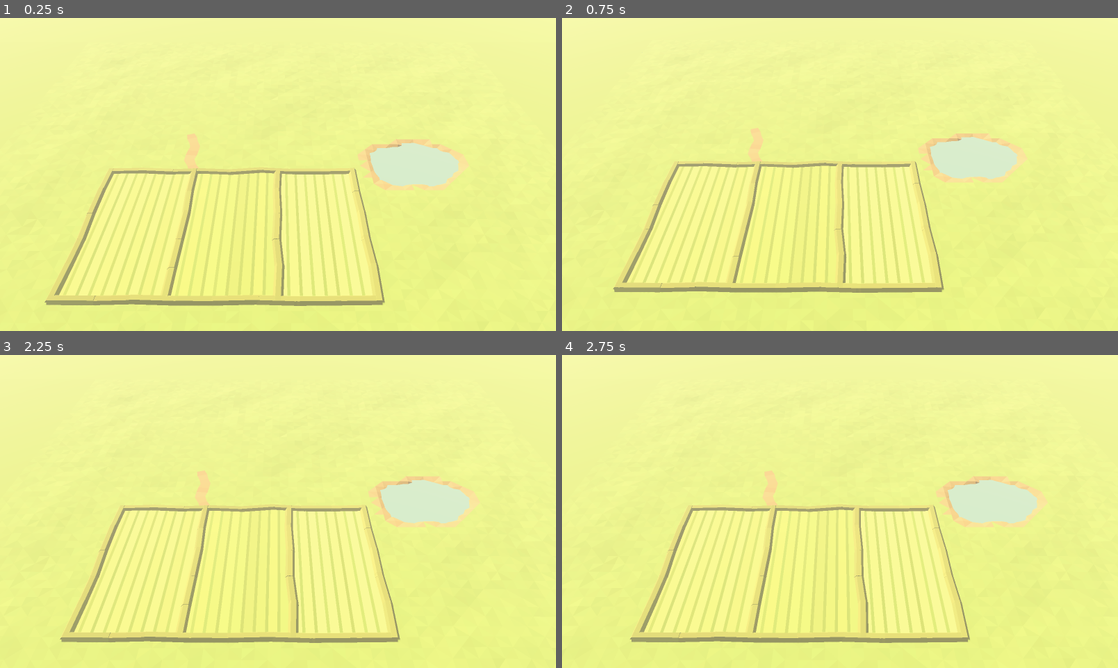
Above: before the commit, frames 1-4 (two rows, left to right).
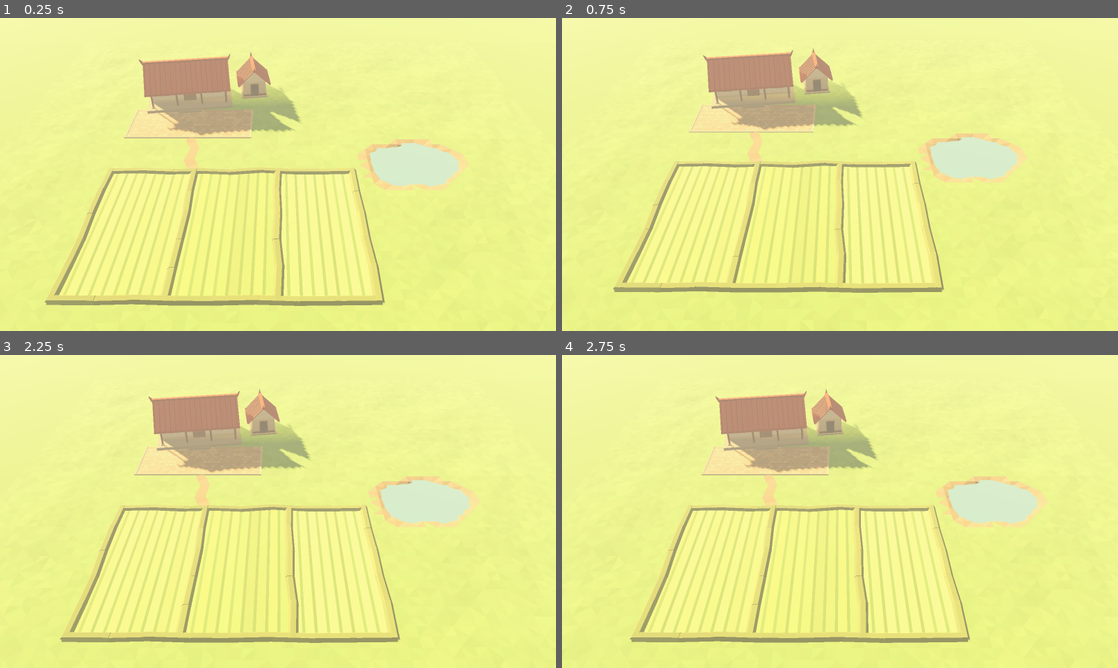
Above: after the commit, the same moments.

Repository: scplops/dau-han-game
Game: Godot game, scene res://scenes/main.tscn
Two runs of this game, one before a commit and one after it. Both use one fixed random seed, a clock stepped at 60 frames per second and the inputs below.
Inputs (mouse positions are in pixels of both pictures, inside the frame that each line leads up to):
- Up to frame 1 (0.25 s): no input
- Up to frame 2 (0.75 s): tap Enter at 0.5 s; move the mouse to (962, 158) at 0.52 s; tap S (cam_back) at 0.6 s; click (962, 158) at 0.67 s
- Up to frame 3 (2.25 s): move the mouse to (166, 527) at 1.27 s; tap W (cam_forward) at 1.35 s; click (166, 527) at 1.42 s; move the mouse to (333, 442) at 2.02 s; tap A (cam_left) at 2.1 s; click (333, 442) at 2.17 s
- Up to frame 4 (2.75 s): no input

The runs differ from the first frame. In frame 1, 5.4% of the frame differs, in the area x 22-55%, y 10-48%; in frame 2, 5.2%; in frame 3, 5.4%; in frame 4, 5.3%.

Commit message:
step 4: add tiled-roof house, kitchen and brick yard
Co-Authored-By: Claude Opus 5.5 <noreply@anthropic.com>
Claude-Session: https://claude.ai/code/session_01GvTBmVNKWvduxKtgofh7qQ

Diff:
--- a/scenes/main.tscn
+++ b/scenes/main.tscn
@@ -3,6 +3,7 @@
 [ext_resource type="Script" path="res://scripts/world_builder.gd" id="1_world"]
 [ext_resource type="Script" path="res://scripts/camera_rig.gd" id="2_camera"]
 [ext_resource type="Script" path="res://scripts/builders/terrain.gd" id="3_terrain"]
+[ext_resource type="Script" path="res://scripts/builders/house.gd" id="4_house"]
 
 [sub_resource type="ProceduralSkyMaterial" id="SkyMaterial_main"]
 sun_angle_max = 20.0
@@ -50,3 +51,7 @@
 
 [node name="Terrain" type="Node3D" parent="World"]
 script = ExtResource("3_terrain")
+
+[node name="House" type="Node3D" parent="World" node_paths=PackedStringArray("terrain")]
+script = ExtResource("4_house")
+terrain = NodePath("../Terrain")
--- /dev/null
+++ b/scripts/builders/house.gd
@@ -0,0 +1,237 @@
+class_name House
+extends Node3D
+## Nhà mái ngói 3 gian (có hiên, cột gỗ, cửa, cửa sổ), gian bếp nhỏ và sân gạch.
+## Đặt sẵn đèn cửa sổ (nhóm "night_light") và ô cửa phát sáng (nhóm "night_glow")
+## để chu kỳ ngày đêm bật lên khi tối. `smoke_point` là chỗ khói bếp bốc lên.
+
+@export var terrain: Terrain
+@export var random_seed: int = 4104
+
+@export_group("Nhà chính")
+@export var house_position: Vector3 = Vector3(-11.8, 0.0, -13.6)
+@export_range(-45.0, 45.0) var house_yaw_deg: float = 8.0
+@export var length: float = 10.0
+@export var depth: float = 5.6
+@export var veranda_depth: float = 1.6
+@export var wall_height: float = 2.6
+@export var plinth_height: float = 0.4
+@export var roof_rise: float = 2.3
+@export var roof_overhang: float = 0.6
+@export var gable_overhang: float = 0.35
+@export var tile_spacing: float = 0.32
+
+@export_group("Bếp")
+@export var kitchen_position: Vector3 = Vector3(-3.4, 0.0, -15.8)
+@export var kitchen_yaw_deg: float = -82.0
+@export var kitchen_length: float = 3.8
+@export var kitchen_depth: float = 3.0
+@export var kitchen_wall_height: float = 2.1
+@export var kitchen_roof_rise: float = 1.5
+
+@export_group("Sân")
+@export var yard_tile_size: float = 0.55
+@export var yard_grout: float = 0.05
+
+@export_group("Đèn đêm")
+@export var window_light_energy: float = 1.6
+@export var window_light_range: float = 7.0
+
+## Điểm khói bếp (toạ độ world), có sau khi build().
+var smoke_point: Vector3 = Vector3.ZERO
+
+
+func build() -> void:
+	var mb := MeshBuilder.new(random_seed, 0.04)
+	mb.contact_shade_height = 0.7
+	mb.contact_shade_strength = 0.2
+	var glow := MeshBuilder.new(random_seed + 1, 0.0)
+	var light_points: Array[Vector3] = []
+
+	var hx := Transform3D(Basis(Vector3.UP, deg_to_rad(house_yaw_deg)), house_position)
+	_build_main_house(mb, glow, hx, light_points)
+
+	var kx := Transform3D(Basis(Vector3.UP, deg_to_rad(kitchen_yaw_deg)), kitchen_position)
+	_build_kitchen(mb, glow, kx, light_points)
+
+	add_child(mb.commit_instance("HouseMesh"))
+
+	var glow_node := glow.commit_instance("WindowGlow", _glow_material())
+	glow_node.add_to_group("night_glow")
+	add_child(glow_node)
+
+	var yard := MeshBuilder.new(random_seed + 2, 0.08)
+	_build_yard(yard)
+	var yard_node := yard.commit_instance("Yard")
+	yard_node.cast_shadow = GeometryInstance3D.SHADOW_CASTING_SETTING_OFF
+	add_child(yard_node)
+
+	for i in light_points.size():
+		var light := OmniLight3D.new()
+		light.name = "NightLight%d" % i
+		light.position = light_points[i]
+		light.light_color = Palette.FIRE_GLOW if i == light_points.size() - 1 else Palette.WINDOW_GLOW
+		light.omni_range = window_light_range
+		light.light_energy = 0.0
+		light.set_meta("max_energy", window_light_energy)
+		light.add_to_group("night_light")
+		add_child(light)
+
+
+static func _t(x: float, y: float, z: float) -> Transform3D:
+	return Transform3D(Basis(), Vector3(x, y, z))
+
+
+static func _glow_material() -> StandardMaterial3D:
+	var mat := StandardMaterial3D.new()
+	mat.vertex_color_use_as_albedo = true
+	mat.vertex_color_is_srgb = true
+	mat.roughness = 1.0
+	mat.emission_enabled = true
+	mat.emission = Palette.WINDOW_GLOW
+	mat.emission_energy_multiplier = 0.0  # DayNight tăng lên khi trời tối
+	return mat
+
+
+# --- Nhà chính ----------------------------------------------------------------------
+
+func _build_main_house(mb: MeshBuilder, glow: MeshBuilder, xf: Transform3D,
+		light_points: Array[Vector3]) -> void:
+	var p := plinth_height
+	var h := wall_height
+	var core_depth := depth - veranda_depth
+	var core_z := -depth * 0.5 + core_depth * 0.5
+	var front_z := -depth * 0.5 + core_depth      # mặt tường trước
+
+	# Nền nhà + bậc thềm
+	mb.add_box(Vector3(length + 0.9, p, depth + 0.9), Palette.PLINTH, xf)
+	var step_z := (depth + 0.9) * 0.5
+	mb.add_box(Vector3(2.8, p * 0.5, 0.5), Palette.PLINTH, xf * _t(0.0, 0.0, step_z + 0.25))
+
+	# Tường + chân tường tối màu
+	mb.add_box(Vector3(length, h, core_depth), Palette.WALL, xf * _t(0.0, p, core_z))
+	mb.add_box(Vector3(length + 0.06, 0.35, core_depth + 0.06), Palette.WALL_DARK, xf * _t(0.0, p, core_z))
+
+	# Hiên: 4 cột gỗ có chân đá, xà ngang
+	var col_z := depth * 0.5 - 0.25
+	for i in 4:
+		var x := lerpf(-length * 0.5 + 0.3, length * 0.5 - 0.3, i / 3.0)
+		mb.add_box(Vector3(0.36, 0.14, 0.36), Palette.PLINTH, xf * _t(x, p, col_z))
+		mb.add_prism(0.12, 0.11, h, 6, Palette.WOOD, xf * _t(x, p + 0.14, col_z))
+	mb.add_box(Vector3(length, 0.22, 0.24), Palette.WOOD, xf * _t(0.0, p + h - 0.22, col_z))
+
+	# Cửa chính (gian giữa): khung + 2 cánh + nẹp ngang
+	mb.add_box(Vector3(1.6, 2.15, 0.1), Palette.WOOD, xf * _t(0.0, p, front_z))
+	for s in [-1.0, 1.0]:
+		mb.add_box(Vector3(0.66, 1.95, 0.08), Palette.WOOD_LIGHT, xf * _t(s * 0.36, p + 0.05, front_z + 0.06))
+		for yy in [0.5, 1.3]:
+			mb.add_box(Vector3(0.6, 0.06, 0.04), Palette.WOOD, xf * _t(s * 0.36, p + yy, front_z + 0.12))
+
+	# Cửa sổ (2 gian bên): khung gỗ, ô tối/phát sáng, song dọc
+	for s in [-1.0, 1.0]:
+		var wx: float = s * length / 3.0
+		mb.add_box(Vector3(1.3, 1.1, 0.1), Palette.WOOD, xf * _t(wx, p + 0.9, front_z))
+		glow.add_box(Vector3(1.06, 0.86, 0.04), Palette.WINDOW_DARK, xf * _t(wx, p + 1.02, front_z + 0.07))
+		for k in 5:
+			var bx := wx + lerpf(-0.42, 0.42, k / 4.0)
+			mb.add_box(Vector3(0.06, 0.86, 0.06), Palette.WOOD, xf * _t(bx, p + 1.02, front_z + 0.11))
+		light_points.append(xf * Vector3(wx, p + 1.5, front_z + 1.0))
+
+	_build_roof(mb, xf, length, depth, p + h, roof_rise, roof_overhang, gable_overhang)
+
+
+# --- Bếp ----------------------------------------------------------------------------
+
+func _build_kitchen(mb: MeshBuilder, glow: MeshBuilder, xf: Transform3D,
+		light_points: Array[Vector3]) -> void:
+	var p := 0.2
+	var h := kitchen_wall_height
+	mb.add_box(Vector3(kitchen_length + 0.5, p, kitchen_depth + 0.5), Palette.PLINTH, xf)
+	mb.add_box(Vector3(kitchen_length, h, kitchen_depth), Palette.WALL_DARK, xf * _t(0.0, p, 0.0))
+	mb.add_box(Vector3(kitchen_length + 0.06, 0.3, kitchen_depth + 0.06), Palette.WOOD, xf * _t(0.0, p, 0.0))
+	# Cửa bếp ở đầu hồi quay ra sân (+x cục bộ): hắt ánh lửa khi tối
+	var ex := kitchen_length * 0.5
+	mb.add_box(Vector3(0.1, 1.8, 1.1), Palette.WOOD, xf * _t(ex, p, 0.0))
+	glow.add_box(Vector3(0.04, 1.65, 0.9), Palette.WINDOW_DARK, xf * _t(ex + 0.06, p + 0.02, 0.0))
+	_build_roof(mb, xf, kitchen_length, kitchen_depth, p + h, kitchen_roof_rise, 0.55, 0.25)
+	smoke_point = xf * Vector3(-kitchen_length * 0.25, p + h + kitchen_roof_rise + 0.25, 0.0)
+	light_points.append(xf * Vector3(ex + 0.9, p + 1.2, 0.0))
+
+
+# --- Mái ngói -----------------------------------------------------------------------
+
+## Mái hai dốc trên tường cao `top_y`: hồi tường, tấm mái, hàng ngói nổi, bờ nóc, đầu đao.
+func _build_roof(mb: MeshBuilder, xf: Transform3D, len_: float, dep: float, top_y: float,
+		rise: float, over: float, gover: float) -> void:
+	# Khối hồi (tam giác tường hai đầu) lấp kín gầm mái
+	mb.add_wedge(Vector3(len_, rise, dep), Palette.WALL_DARK, xf * _t(0.0, top_y, 0.0), Palette.WALL)
+
+	var half := dep * 0.5
+	var tan_a := rise / half
+	var a := atan(tan_a)
+	var run := half + over
+	var slope_len := run / cos(a)
+	var roof_len := len_ + gover * 2.0
+	var thick := 0.14
+	for s in [1.0, -1.0]:
+		var basis := Basis(Vector3.RIGHT, s * a)
+		var mid := Vector3(0.0, top_y + rise - run * 0.5 * tan_a, s * run * 0.5)
+		var sx := xf * Transform3D(basis, mid)
+		mb.add_box(Vector3(roof_len, thick, slope_len), Palette.ROOF, sx)
+		# Hàng ngói ống chạy từ nóc xuống diềm
+		var x := -roof_len * 0.5 + tile_spacing * 0.5
+		var k := 0
+		while x < roof_len * 0.5:
+			var col := Palette.ROOF_DARK if k % 2 == 0 else Palette.ROOF
+			mb.add_box(Vector3(tile_spacing * 0.42, 0.07, slope_len), col, sx * _t(x, thick, 0.0))
+			x += tile_spacing
+			k += 1
+		# Diềm mái
+		mb.add_box(Vector3(roof_len, 0.1, 0.16), Palette.ROOF_DARK, sx * _t(0.0, thick, slope_len * 0.5 - 0.08))
+
+	# Bờ nóc + đầu đao cong lên ở hai đầu
+	var ridge_y := top_y + rise - 0.05
+	mb.add_box(Vector3(roof_len + 0.2, 0.34, 0.42), Palette.ROOF_DARK, xf * _t(0.0, ridge_y, 0.0))
+	for s in [-1.0, 1.0]:
+		var tip := Transform3D(Basis(Vector3.FORWARD, s * 0.55),
+				Vector3(s * (roof_len * 0.5 + 0.05), ridge_y + 0.2, 0.0))
+		mb.add_prism(0.2, 0.05, 0.6, 4, Palette.ROOF_DARK, xf * tip, PI / 4.0)
+
+
+# --- Sân gạch -----------------------------------------------------------------------
+
+func _build_yard(mb: MeshBuilder) -> void:
+	if terrain == null:
+		return
+	var yr := terrain.yard_rect
+	var x0 := yr.position.x + 0.3
+	var x1 := yr.end.x - 0.3
+	var z0 := house_position.z + depth * 0.5 + 0.2
+	var z1 := yr.end.y - 0.3
+	var below := Vector3(0, -1, 0)
+	# Lớp vữa
+	mb.add_quad(Vector3(x0, 0.02, z0), Vector3(x1, 0.02, z0), Vector3(x1, 0.02, z1),
+			Vector3(x0, 0.02, z1), Palette.GROUT, Vector3((x0 + x1) * 0.5, -1.0, (z0 + z1) * 0.5))
+	# Gạch vuông, hàng so le
+	var ts := yard_tile_size
+	var g := yard_grout * 0.5
+	var row := 0
+	var z := z0
+	while z < z1 - 0.01:
+		var ze := minf(z + ts, z1)
+		var x := x0 - (ts * 0.5 if row % 2 == 1 else 0.0)
+		while x < x1 - 0.01:
+			var xa := maxf(x, x0) + g
+			var xb := minf(x + ts, x1) - g
+			if xb > xa:
+				var y := 0.04
+				mb.add_quad(Vector3(xa, y, z + g), Vector3(xb, y, z + g), Vector3(xb, y, ze - g),
+						Vector3(xa, y, ze - g), Palette.YARD, Vector3(xa, -1.0, z) + below)
+			x += ts
+		z = ze
+		row += 1
+	# Bó vỉa quanh sân
+	var e := 0.18
+	var bh := 0.12
+	mb.add_box(Vector3(x1 - x0 + e, bh, e), Palette.WALL_DARK, _t((x0 + x1) * 0.5, 0.0, z1))
+	mb.add_box(Vector3(e, bh, z1 - z0), Palette.WALL_DARK, _t(x0, 0.0, (z0 + z1) * 0.5))
+	mb.add_box(Vector3(e, bh, z1 - z0), Palette.WALL_DARK, _t(x1, 0.0, (z0 + z1) * 0.5))
--- a/scripts/builders/terrain.gd
+++ b/scripts/builders/terrain.gd
@@ -34,9 +34,9 @@
 
 @export_group("Sân & đường")
 ## Vùng phẳng dành cho nhà và sân (bước 4).
-@export var yard_rect: Rect2 = Rect2(-17.0, -15.0, 12.0, 10.0)
+@export var yard_rect: Rect2 = Rect2(-18.5, -18.0, 15.5, 14.0)
 @export var path_points: PackedVector2Array = PackedVector2Array([
-	Vector2(-10.5, -5.0), Vector2(-9.6, -2.5), Vector2(-9.9, 0.0), Vector2(-9.0, 2.0)])
+	Vector2(-10.5, -4.2), Vector2(-9.6, -2.2), Vector2(-9.9, 0.0), Vector2(-9.0, 2.0)])
 @export var path_width: float = 1.1
 
 var _noise := FastNoiseLite.new()
--- a/scripts/palette.gd
+++ b/scripts/palette.gd
@@ -32,6 +32,12 @@
 const ROOF := Color("#c4563f")
 const ROOF_DARK := Color("#a8432f")
 const WOOD := Color("#7a5233")
+const WOOD_LIGHT := Color("#8f6540")     # cánh cửa (bổ sung)
+const PLINTH := Color("#b8a888")         # nền nhà, bậc thềm (bổ sung)
+const GROUT := Color("#9c8466")          # mạch vữa sân gạch (bổ sung)
+const WINDOW_DARK := Color("#3a2c22")    # ô cửa ban ngày (bổ sung)
+const WINDOW_GLOW := Color("#ffc56b")    # ánh đèn trong nhà ban đêm (bổ sung)
+const FIRE_GLOW := Color("#ff9a4a")      # ánh lửa bếp (bổ sung)
 
 # Tre
 const BAMBOO_STEM := Color("#7d8f3a")
--- a/tools/screenshot.gd
+++ b/tools/screenshot.gd
@@ -1,7 +1,7 @@
 extends SceneTree
 ## Chụp ảnh scene chính để tự kiểm tra hình ảnh.
 ## Dùng: godot --path . -s tools/screenshot.gd -- --out=screenshots/a.png [--hour=17]
-##        [--yaw=0] [--pitch=-40] [--distance=38] [--ortho] [--size=1920x1080] [--frames=30]
+##        [--yaw=0] [--pitch=-40] [--distance=38] [--focus=x,z] [--ortho] [--frames=30]
 
 func _initialize() -> void:
 	_run.call_deferred()
@@ -27,6 +27,9 @@
 		if args.has("pitch"): rig.pitch_deg = float(args["pitch"])
 		if args.has("distance"): rig.distance = float(args["distance"])
 		if args.has("ortho"): rig.orthographic = true
+		if args.has("focus"):
+			var f := str(args["focus"]).split(",")
+			rig.set_focus(Vector3(float(f[0]), 0.0, float(f[1])))
 		rig.snap()
 
 	# Chờ vài khung hình cho bóng đổ, shader ổn định
Not shown, added: scripts/builders/house.gd.uid
Not shown, changed: CLAUDE.md
